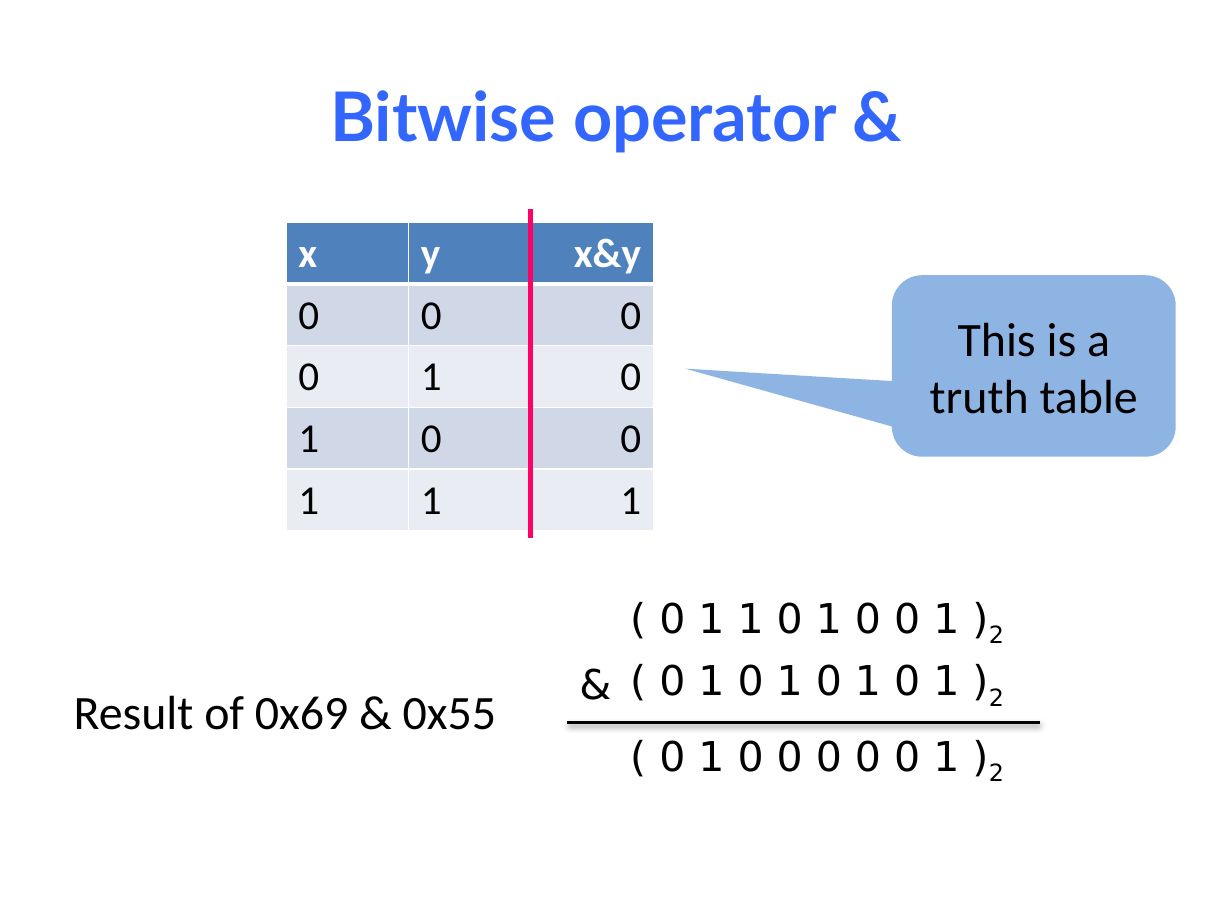
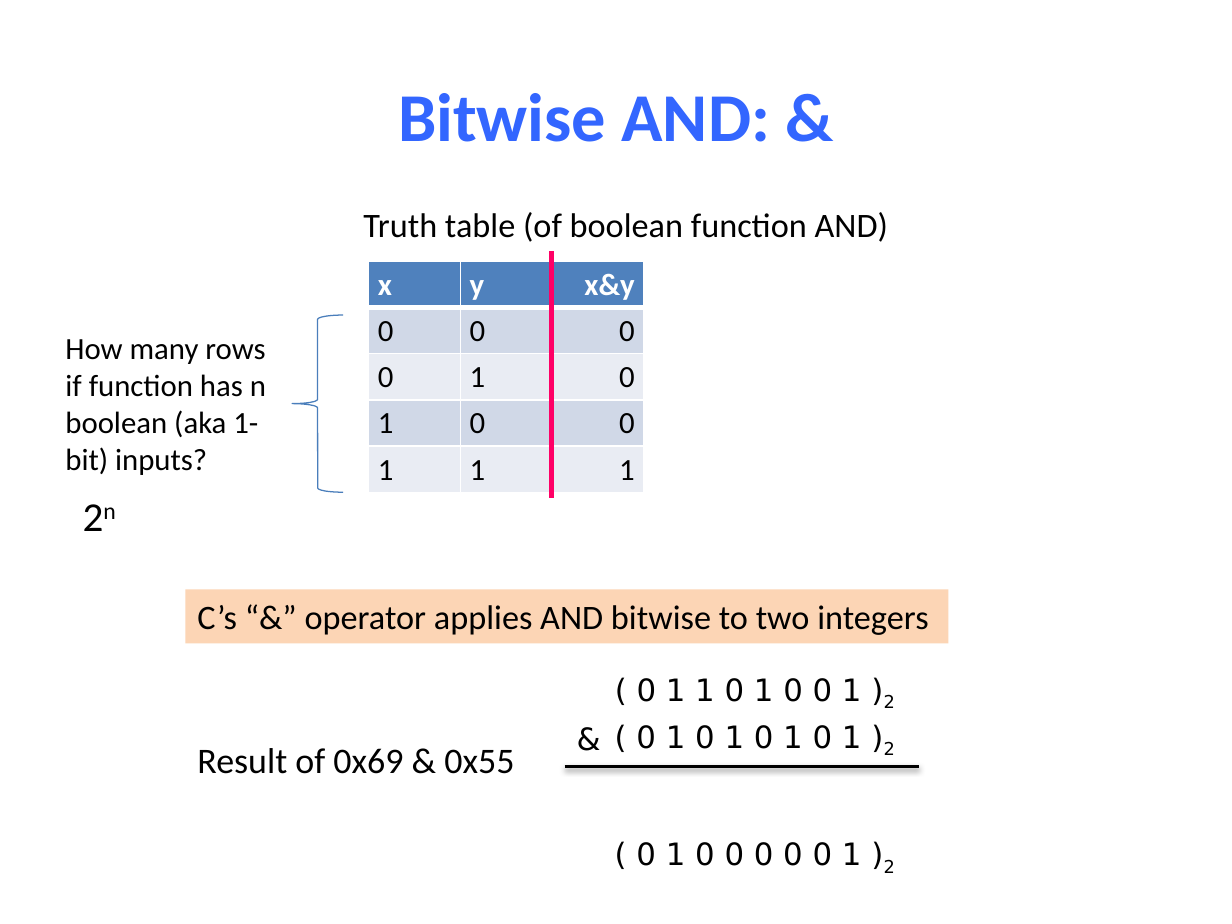
Before and after one commit to NYU-CSO/nyu-cso.github.io, a slide deck: slide 15 of notes/04-C_Basics.pptx (slide 20 before the commit). Drawn at 1232x924 pixels with LibreOffice and Linux fonts; fonts in the diff are those of the drawing. Boxes give left, top, right and bottom in pixels: in the first picture for what was removed or moved away, otherwise in the second. Text is boxed around its words. In the diff, an @@ line names an element or a change of style, - is before the commit and + after.

```diff
--- a/notes/04-C_Basics.pptx
+++ b/notes/04-C_Basics.pptx
@@ title at box(398, 93, 770, 142): text changed; font Lato to Calibri @@
-Bitwise operator &
+Bitwise AND: &
@@ text added at box(363, 212, 888, 242), 20 pt, text #000000 @@
+Truth table (of boolean function AND)
@@ table at box(368, 261, 646, 493) @@
@@ size 24 to 18 pt @@
@@ table: place and size @@
-table at box(286, 222, 652, 530)
+table at box(368, 261, 646, 493)
@@ line moved from (531, 209) - (531, 538) to (552, 251) - (552, 498) @@
@@ rounded speech box removed at box(892, 275, 1175, 456) @@
-This is a truth table
@@ left brace added at box(292, 315, 342, 493), outline #4B7EBC 0.75 pt @@
@@ text added at box(65, 339, 266, 475), 18 pt, text #000000 @@
+How many rows if function has n boolean (aka 1-bit) inputs?
@@ text added at box(70, 484, 131, 546), 24 pt, text #000000 @@
+2n
@@ rectangle added at box(185, 589, 947, 643), fill #FCD5B5, 20 pt, text #000000 @@
+C’s “&” operator applies AND bitwise to two integers
@@ text "( 0 1 1 0 ...": place and size @@
-text "( 0 1 1 0 ..." at box(659, 602, 1004, 643)
+text "( 0 1 1 0 ..." at box(637, 678, 895, 708)
@@ size 24 to 18 pt in 4 elements at box(636, 725, 895, 755), box(637, 678, 895, 708), box(636, 842, 895, 873), box(564, 713, 612, 763) @@
@@ text "&": place and size @@
-text "&" at box(567, 652, 622, 713)
+text "&" at box(564, 713, 612, 763)
@@ text "( 0 1 0 1 ...": place and size @@
-text "( 0 1 0 1 ..." at box(659, 664, 1004, 706)
+text "( 0 1 0 1 ..." at box(636, 725, 895, 755)
@@ text "Result of 0x69 & 0x55": place and size @@
-text "Result of 0x69 & 0x55" at box(74, 695, 496, 730)
+text "Result of 0x69 & 0x55" at box(197, 748, 514, 774)
@@ text "Result of 0x69 & 0x55" at box(197, 748, 514, 774): size 28 to 21 pt @@
@@ line moved from (567, 722) - (1040, 722) to (564, 766) - (919, 766) @@
@@ text "( 0 1 0 0 ...": place and size @@
-text "( 0 1 0 0 ..." at box(659, 740, 1004, 781)
+text "( 0 1 0 0 ..." at box(636, 842, 895, 873)
```
Also in this commit, not shown: 36 other slides changed, 7 slides added, 12 slides removed, 3 other files.
